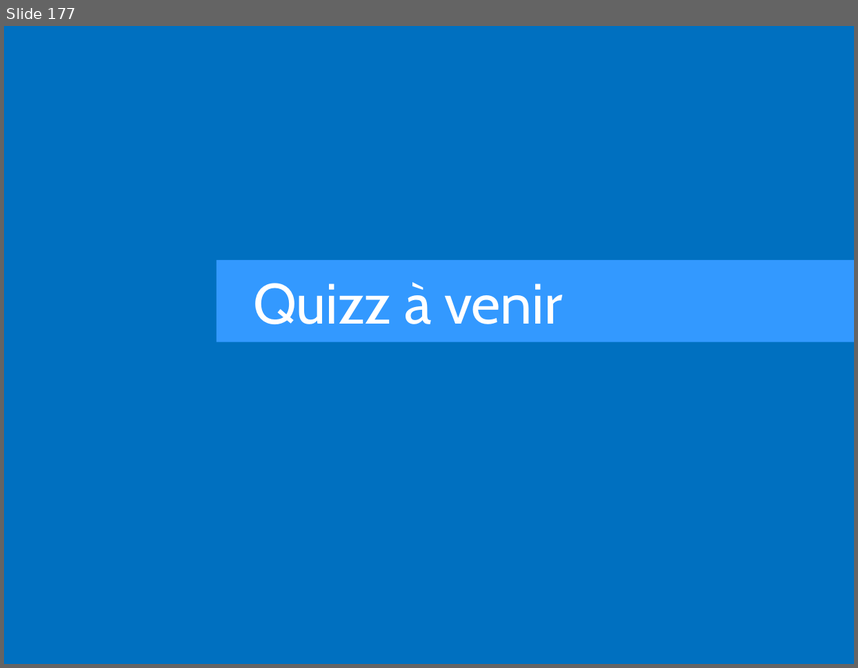
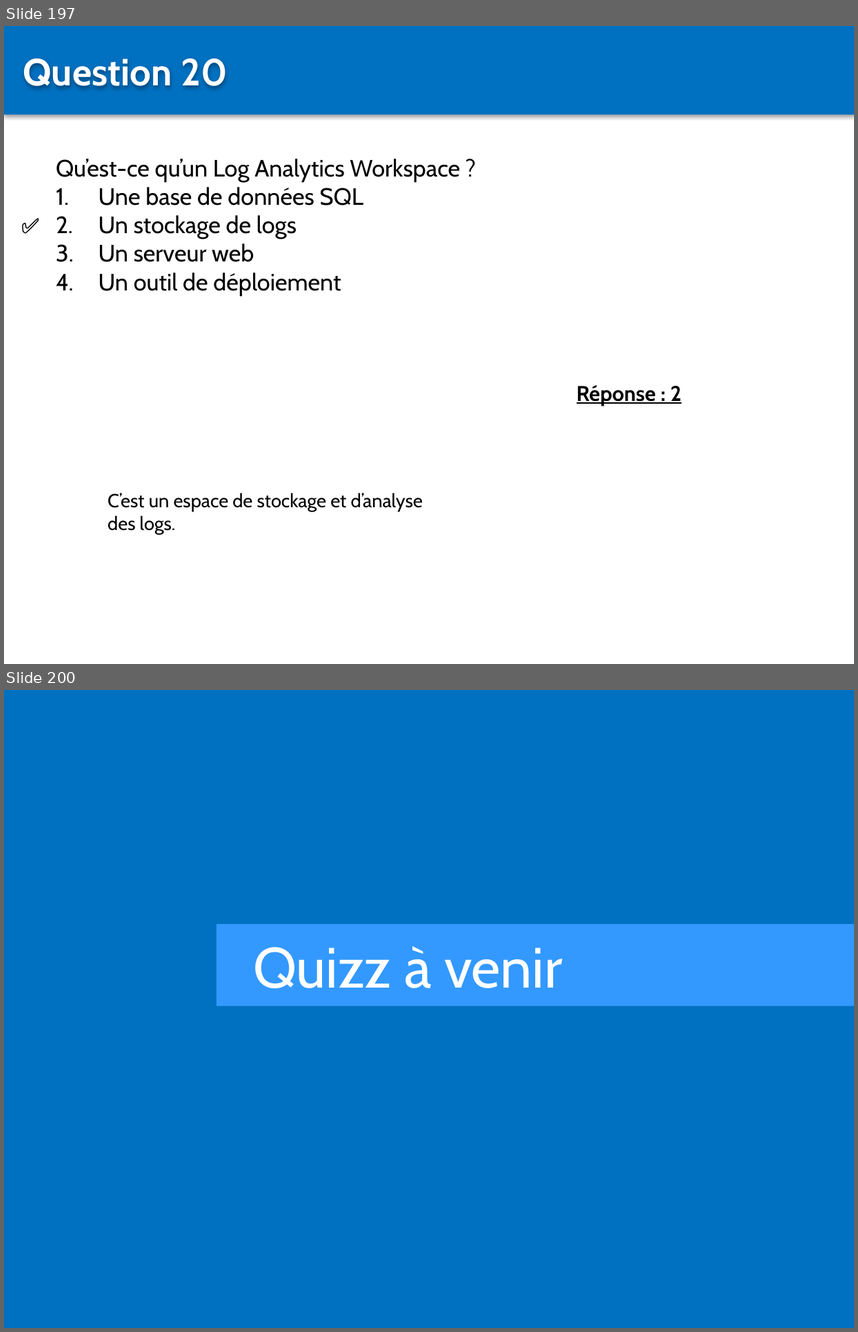
Before and after one commit to Sybaris-Classroom/az-204, a slide deck: Quiz/Quiz.pptx. Shown one above the other, each under a label of ours: slide 177 before the commit, slides 197 and 200 after it; the slides between them are not shown. The pictures are 858x668 and 858x1332 pixels, drawn with LibreOffice and Linux fonts; fonts in the diff are those of the drawing. Boxes give left, top, right and bottom in pixels: in the first picture for what was removed or moved away, otherwise in the second. Text is boxed around its words. In the diff, an @@ line names an element or a change of style, - is before the commit and + after.

```diff
--- a/Quiz/Quiz.pptx
+++ b/Quiz/Quiz.pptx
@@ slide 197 added at [4,26,854,664], background #FFFFFF @@
@@ rectangle added at [4,26,854,114], fill #0070C0 @@
@@ text added at [23,58,228,88], 32 pt, text #FFFFFF, bold @@
+Question 20
@@ text added at [56,158,460,296], 20 pt, text #000000 @@
+Qu’est-ce qu’un Log Analytics Workspace ?
+1. Une base de données SQL
+2. Un stockage de logs
+3. Un serveur web
+4. Un outil de déploiement
@@ text added at [12,208,64,242], 18 pt, text #000000, bold @@
+✅
@@ text added at [577,385,682,405], 18 pt, text #000000, bold, underline @@
+Réponse : 2
@@ text added at [107,492,423,534], 16 pt, text #000000 @@
+C’est un espace de stockage et d’analyse des logs.
@@ what was slide 177 is now slide 200 @@
```
Also in this commit, not shown: 1 slide changed, 22 other slides added, 6 other files.
